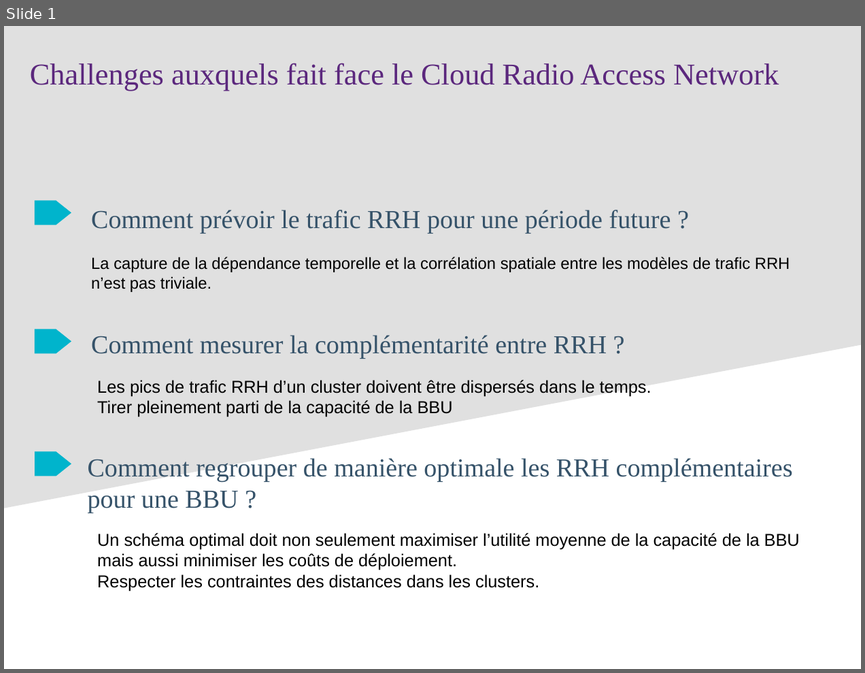
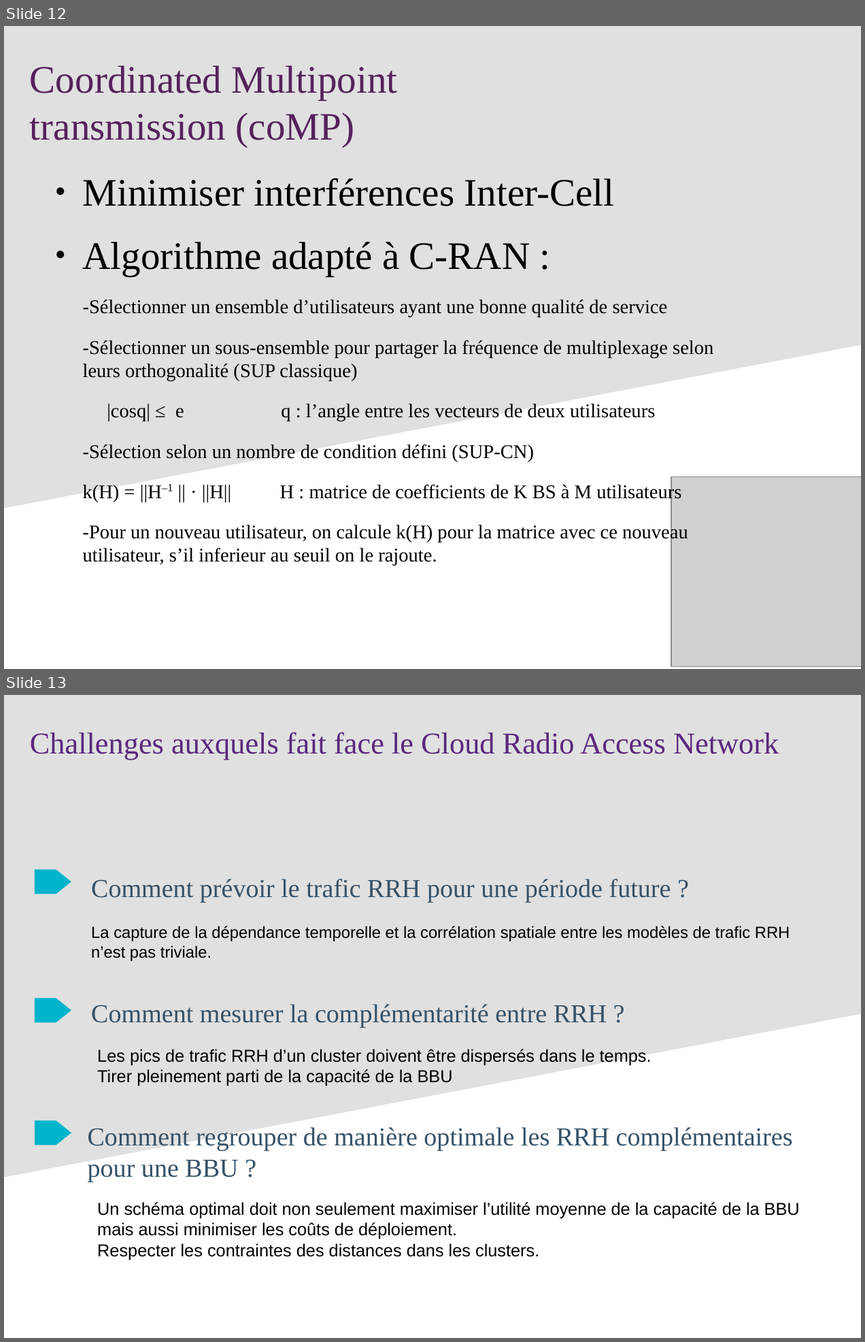
Before and after one commit to hanane-djeddal/PLDAC, a slide deck: reunions/Presentations/Presentation 1.odp. Shown one above the other, each under a label of ours: slide 1 before the commit, slides 12 and 13 after it. The pictures are 865x673 and 865x1342 pixels, drawn with LibreOffice and Linux fonts; fonts in the diff are those of the drawing; grey boxes stand for pictures. Boxes give left, top, right and bottom in pixels: in the first picture for what was removed or moved away, otherwise in the second. Text is boxed around its words. In the diff, an @@ line names an element or a change of style, - is before the commit and + after.

```diff
--- a/reunions/Presentations/Presentation 1.odp
+++ b/reunions/Presentations/Presentation 1.odp
@@ slide 12 added at bbox=[4, 26, 861, 669], background #FFFFFF; not listed: 1 template element that a slide beside it also shows @@
@@ text added at bbox=[30, 65, 397, 146], 36 pt, text #55215B @@
+Coordinated Multipoint
+transmission (coMP)
@@ text added at bbox=[83, 178, 713, 565], 18 pt, text #000000 @@
+● Minimiser interférences Inter-Cell
+● Algorithme adapté à C-RAN :
+-Sélectionner un ensemble d’utilisateurs ayant une bonne qualité de service
+-Sélectionner un sous-ensemble pour partager la fréquence de multiplexage selon leurs orthogonalité (SUP classique)
+|cosq| ≤ e q : l’angle entre les vecteurs de deux utilisateurs
+-Sélection selon un nombre de condition défini (SUP-CN)
+k(H) = ||H–1 || · ||H|| H : matrice de coefficients de K BS à M utilisateurs
+-Pour un nouveau utilisateur, on calcule k(H) pour la matrice avec ce nouveau utilisateur, s’il inferieur au seuil on le rajoute.
@@ picture added at bbox=[671, 477, 861, 667] @@
@@ what was slide 1 is now slide 13 @@
```
Also in this commit, not shown: 12 other slides added, 18 other files.
